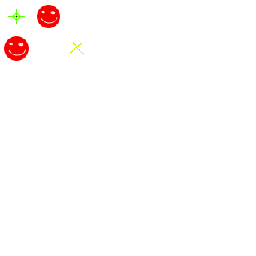
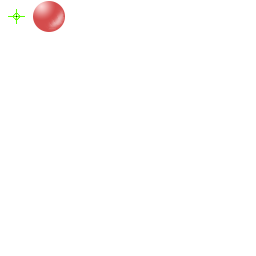
Layer changes from the first 256×256 image to the second:
removed layer "Ebene 2" over [70, 42, 84, 54]
removed layer "Ellipse 1 Kopie" over [4, 36, 29, 61]
removed layer "Ellipse 1" over [37, 5, 60, 28]
added group "Ballom" with 2 layers above "FadenKreut" over [45, 7, 65, 32]
added layer "Form 1" (67%) in group "Ballom" over [45, 7, 65, 32]
